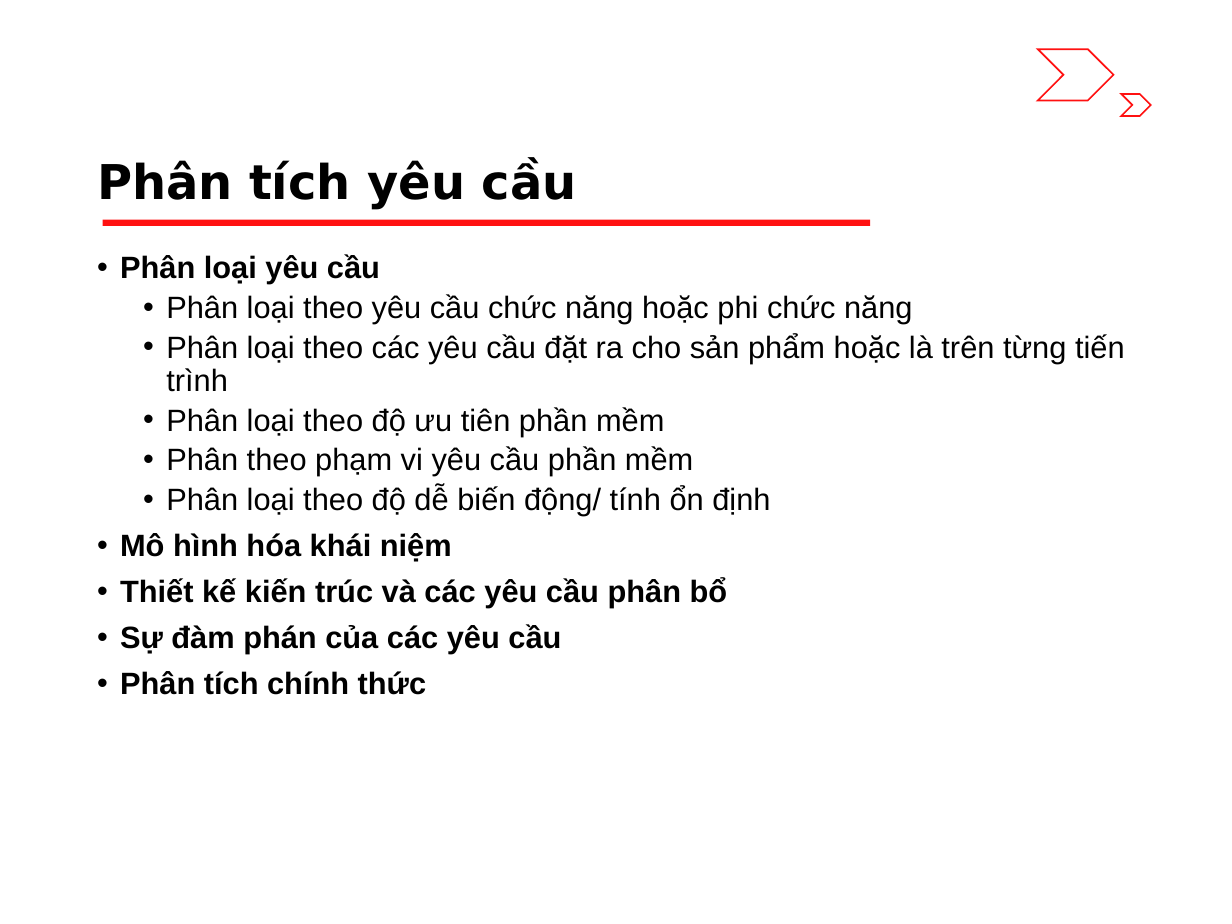
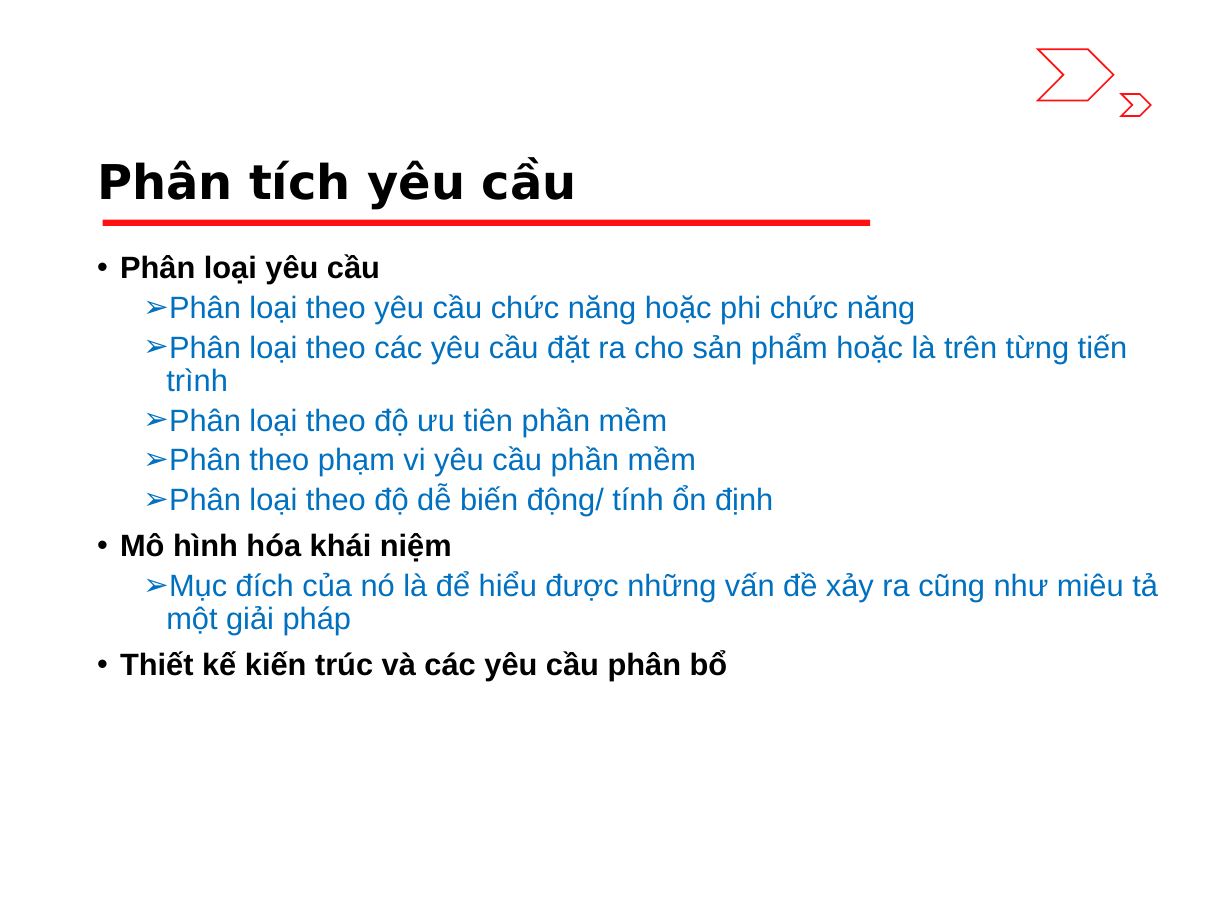
Before and after one commit to riverspart/uet-adv-sw-engineering, a slide deck: slide 6 of slide/dev/chapter_1/slide.pptx. Drawn at 1232x924 pixels with LibreOffice and Linux fonts; fonts in the diff are those of the drawing. Boxes give left, top, right and bottom in pixels: in the first picture for what was removed or moved away, otherwise in the second. Text is boxed around its words. In the diff, an @@ line names an element or a change of style, - is before the commit and + after.

Commit message:
1.3-1.5
Slide cho các phần 1.3 đến 1.5

```diff
--- a/slide/dev/chapter_1/slide.pptx
+++ b/slide/dev/chapter_1/slide.pptx
@@ text at <box>166,294,1128,516</box>: text colour #000000 to #0070C0 in "Phân loại theo yêu cầu chức năng ...", "Phân loại theo các yêu cầu đặt ...", "Phân loại theo độ ưu tiên phần ...", "Phân theo phạm vi yêu cầu phần ..." and 1 more places; bullet • to ➢ @@
@@ text at <box>166,571,1158,635</box>: paragraph added @@
+  ➢ Mục đích của nó là để hiểu được những vấn đề xảy ra cũng như miêu tả một giải pháp
@@ text at <box>120,624,561,695</box>: paragraphs removed @@
-• Sự đàm phán của các yêu cầu
-• Phân tích chính thức
```
Also in this commit, not shown: 2 other slides changed, 1 slide added.
